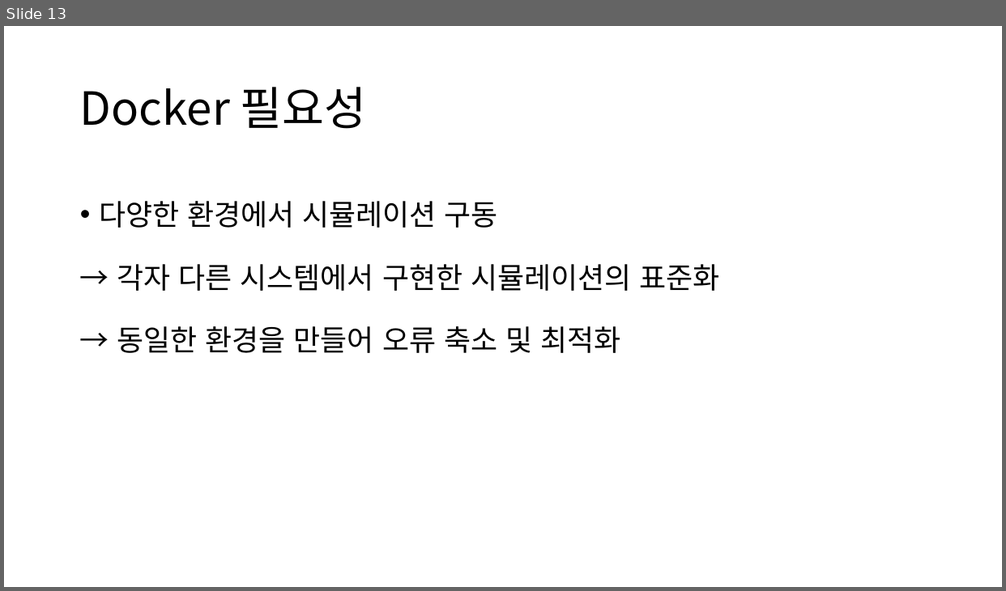
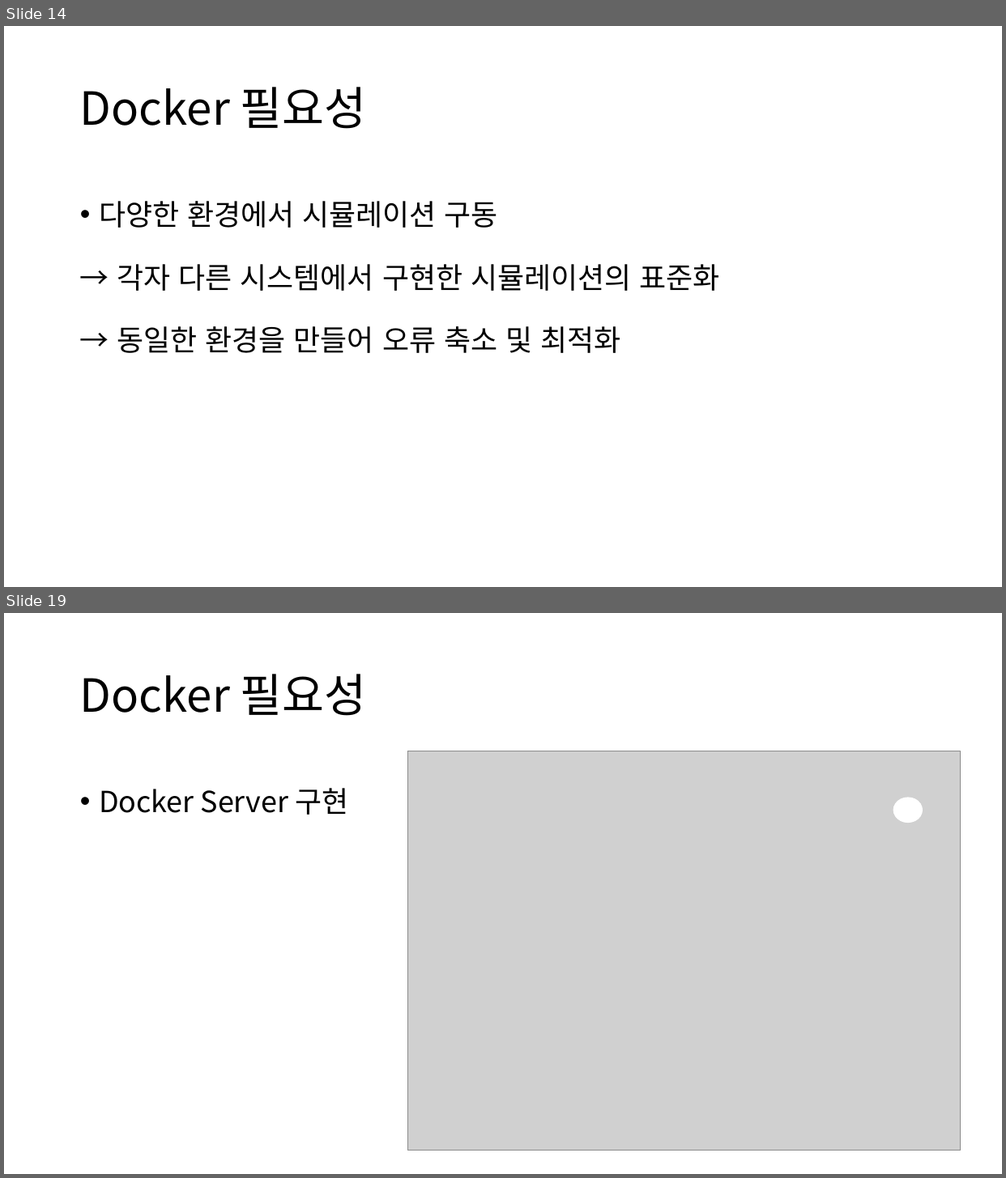
Before and after one commit to RoiDaeyoon/GDS, a slide deck: Git Docker Services.pptx. Shown one above the other, each under a label of ours: slide 13 before the commit, slides 14 and 19 after it; the slides between them are not shown. The pictures are 1006x591 and 1006x1178 pixels, drawn with LibreOffice and Linux fonts; fonts in the diff are those of the drawing; grey boxes stand for pictures. Boxes give left, top, right and bottom in pixels: in the first picture for what was removed or moved away, otherwise in the second. Text is boxed around its words. In the diff, an @@ line names an element or a change of style, - is before the commit and + after.

```diff
--- a/Git Docker Services.pptx
+++ b/Git Docker Services.pptx
@@ slide 19 added at [4,613,1002,1174], background #FFFFFF @@
@@ title added at [80,674,367,716], 44 pt, text #000000 @@
+Docker 필요성
@@ picture added at [407,752,961,1151] @@
@@ text added at [99,788,348,815], 28 pt, text #000000 @@
+• Docker Server 구현
@@ ellipse added at [894,798,923,823], fill #FFFFFF, outline #FFFFFF 1 pt @@
@@ what was slide 13 is now slide 14 @@
```
Also in this commit, not shown: 2 slides changed, 9 other slides added, 1 slide removed, 2 other files.
